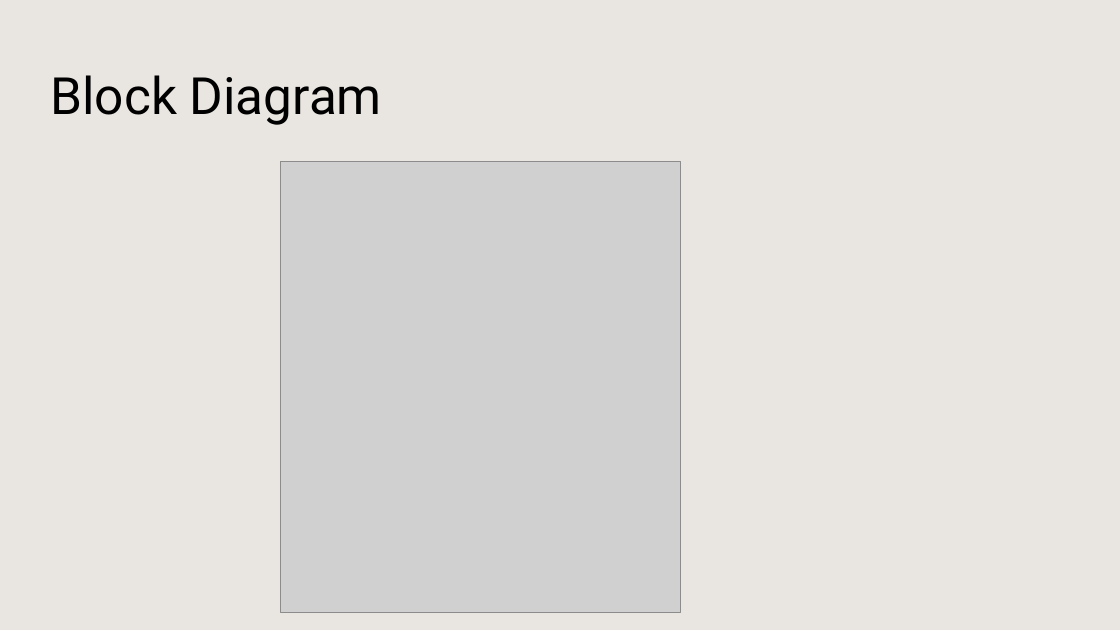
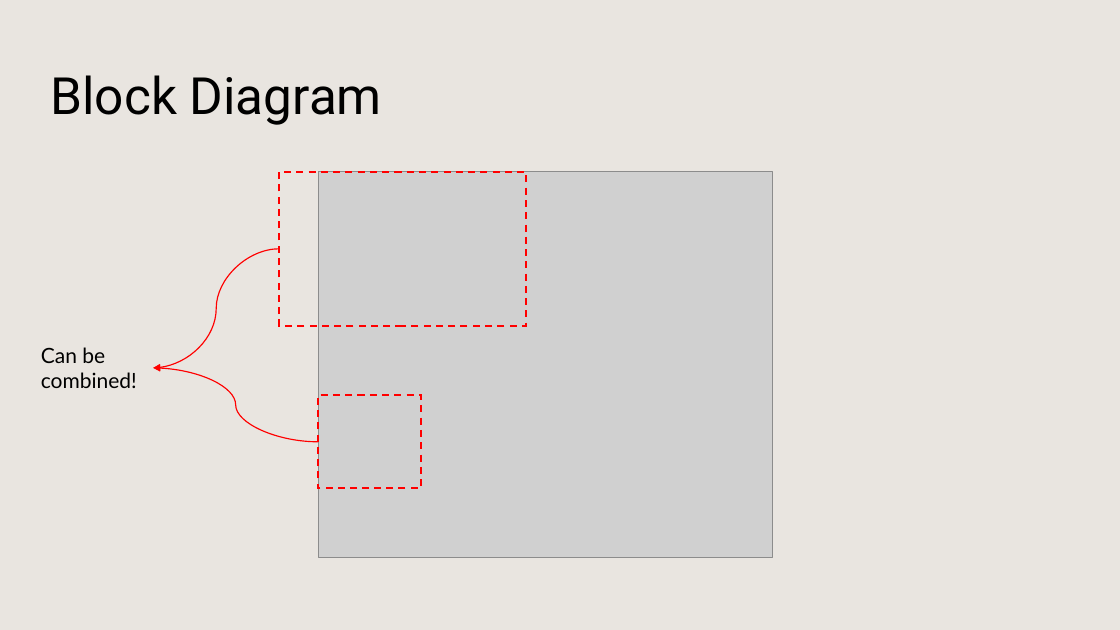
Before and after one commit to jhall8686/ENCE_3210_Jackson_Hall, a slide deck: slide 2 of FinalProjectPresentation.pptx. Drawn at 1120x630 pixels with LibreOffice and Linux fonts; fonts in the diff are those of the drawing; grey boxes stand for pictures; background and template pictures are left out. Boxes give left, top, right and bottom in pixels: in the first picture for what was removed or moved away, otherwise in the second. Text is boxed around its words. In the diff, an @@ line names an element or a change of style, - is before the commit and + after.

Commit message:
PPT upload

```diff
--- a/FinalProjectPresentation.pptx
+++ b/FinalProjectPresentation.pptx
@@ rectangle added at <box>279,171,526,325</box>, outline #FF0000 1.5 pt dashed @@
@@ picture: place and size @@
-picture at <box>281,161,681,613</box>
+picture at <box>318,171,772,557</box>
@@ curved arrow added from (279, 249) to (153, 368), #FF0000 1 pt @@
@@ text added at <box>41,347,137,388</box>, 18 pt, text #000000 @@
+Can be combined!
@@ curved arrow added from (318, 442) to (153, 368), #FF0000 1 pt @@
@@ rectangle added at <box>318,395,421,488</box>, outline #FF0000 1.5 pt dashed @@
```
Also in this commit, not shown: 2 other slides changed, 2 slides added.
